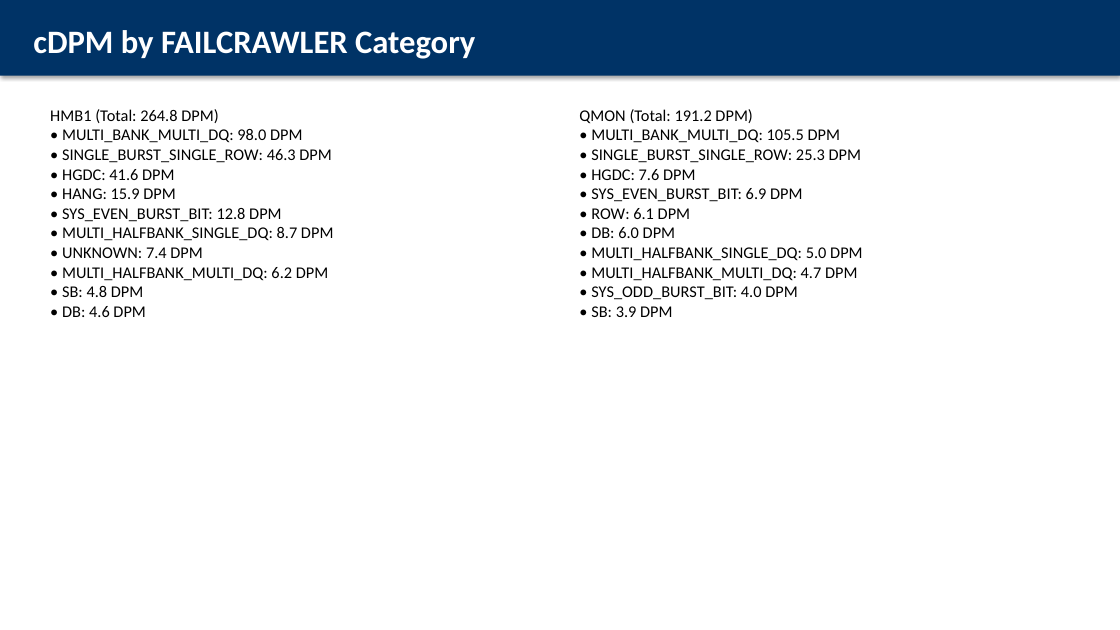
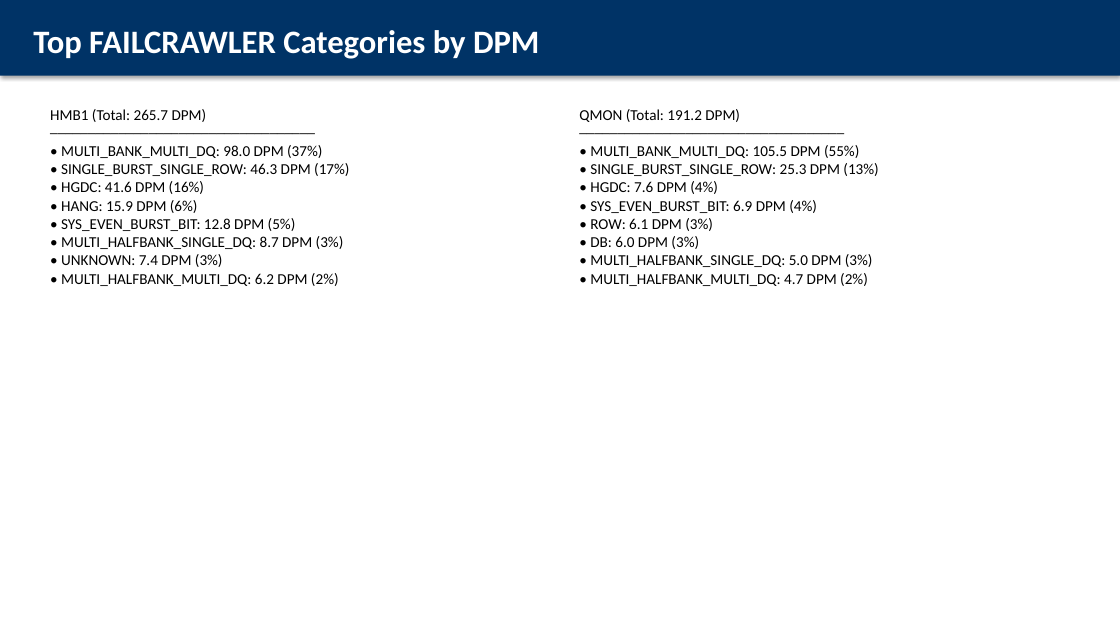
Before and after one commit to ASEGARAN/MODULE_YIELD_DASHBOARD, a slide deck: slide 5 of Y6CP_cDPM_Recovery_VP_Readout_SOCAMM2_7500MT.pptx (slide 4 before the commit). Drawn at 1120x630 pixels with LibreOffice and Linux fonts; fonts in the diff are those of the drawing. Boxes give left, top, right and bottom in pixels: in the first picture for what was removed or moved away, otherwise in the second. Text is boxed around its words. In the diff, an @@ line names an element or a change of style, - is before the commit and + after.

Commit message:
fix: Update VP readout with Kevin's DPM method and simplified MFG/ENG view
Changes:
- Use Kevin's DPM calculation: (Unique MSNs / Total FID UIN) × 1M
  - HMB1: 500 / 1,881,631 × 1M = 265.73 DPM
  - QMON: 292 / 1,527,576 × 1M = 191.15 DPM

- Replace confusing 1st pass vs final pass yield comparison with
  simple MFG vs ENG view table showing:
  - MFG View: Yield % (what manufacturing sees)
  - ENG View: cDPM (what engineering sees for customer risk)

- Key message: MFG sees 97.1% yield, ENG sees 456.9 cDPM total risk
  → After recovery: 157.9 cDPM customer-facing (65% recovery)

Slides:
1. Title
2. Executive Summary
3. MFG vs ENG View (simplified bridge)
4. DPM Calculation Methodology (Kevin's method)
5. Top FAILCRAWLERs by DPM
6. Recovery Type Assignments
7. Recovery Summary Table
8. DPM Waterfall Chart
9. Appendix: Data Sources

```diff
--- a/Y6CP_cDPM_Recovery_VP_Readout_SOCAMM2_7500MT.pptx
+++ b/Y6CP_cDPM_Recovery_VP_Readout_SOCAMM2_7500MT.pptx
@@ text at box(33, 30, 539, 59): text changed @@
-cDPM by FAILCRAWLER Category
+Top FAILCRAWLER Categories by DPM
@@ text at box(50, 109, 349, 286): text changed; size 14 to 13 pt @@
-HMB1 (Total: 264.8 DPM)
-• MULTI_BANK_MULTI_DQ: 98.0 DPM
-• SINGLE_BURST_SINGLE_ROW: 46.3 DPM
-• HGDC: 41.6 DPM
-• HANG: 15.9 DPM
-• SYS_EVEN_BURST_BIT: 12.8 DPM
-• MULTI_HALFBANK_SINGLE_DQ: 8.7 DPM
-• UNKNOWN: 7.4 DPM
-• MULTI_HALFBANK_MULTI_DQ: 6.2 DPM
-• SB: 4.8 DPM
-• DB: 4.6 DPM
+HMB1 (Total: 265.7 DPM)
+───────────────────────────────────
+• MULTI_BANK_MULTI_DQ: 98.0 DPM (37%)
+• SINGLE_BURST_SINGLE_ROW: 46.3 DPM (17%)
+• HGDC: 41.6 DPM (16%)
+• HANG: 15.9 DPM (6%)
+• SYS_EVEN_BURST_BIT: 12.8 DPM (5%)
+• MULTI_HALFBANK_SINGLE_DQ: 8.7 DPM (3%)
+• UNKNOWN: 7.4 DPM (3%)
+• MULTI_HALFBANK_MULTI_DQ: 6.2 DPM (2%)
@@ text at box(579, 109, 878, 286): text changed; size 14 to 13 pt @@
-QMON (Total: 191.2 DPM)
-• MULTI_BANK_MULTI_DQ: 105.5 DPM
-• SINGLE_BURST_SINGLE_ROW: 25.3 DPM
-• HGDC: 7.6 DPM
-• SYS_EVEN_BURST_BIT: 6.9 DPM
-• ROW: 6.1 DPM
-• DB: 6.0 DPM
-• MULTI_HALFBANK_SINGLE_DQ: 5.0 DPM
-• MULTI_HALFBANK_MULTI_DQ: 4.7 DPM
-• SYS_ODD_BURST_BIT: 4.0 DPM
-• SB: 3.9 DPM
+QMON (Total: 191.2 DPM)
+───────────────────────────────────
+• MULTI_BANK_MULTI_DQ: 105.5 DPM (55%)
+• SINGLE_BURST_SINGLE_ROW: 25.3 DPM (13%)
+• HGDC: 7.6 DPM (4%)
+• SYS_EVEN_BURST_BIT: 6.9 DPM (4%)
+• ROW: 6.1 DPM (3%)
+• DB: 6.0 DPM (3%)
+• MULTI_HALFBANK_SINGLE_DQ: 5.0 DPM (3%)
+• MULTI_HALFBANK_MULTI_DQ: 4.7 DPM (2%)
```
Also in this commit, not shown: 6 other slides changed, 1 slide added, 2 slides removed.
